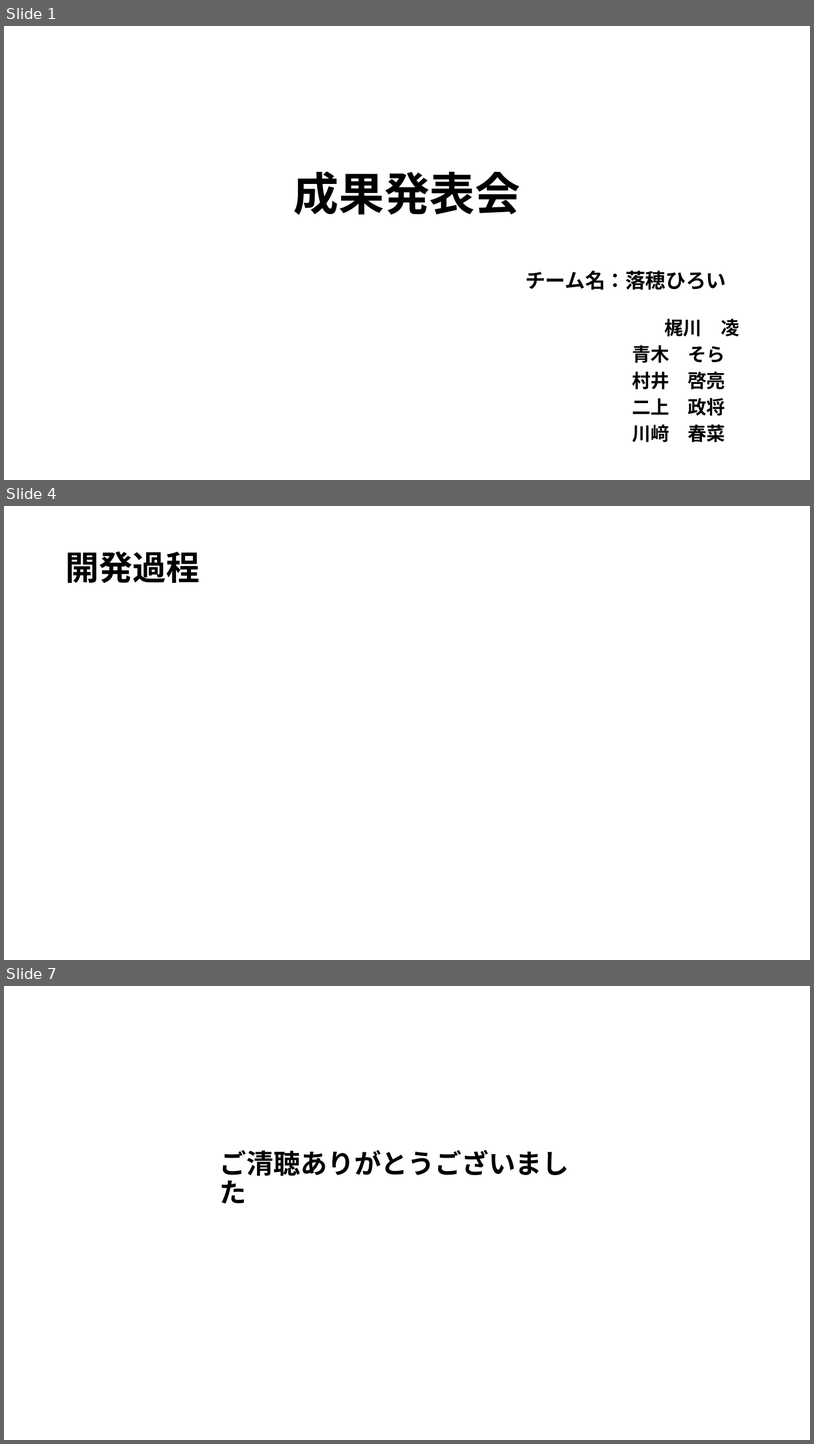
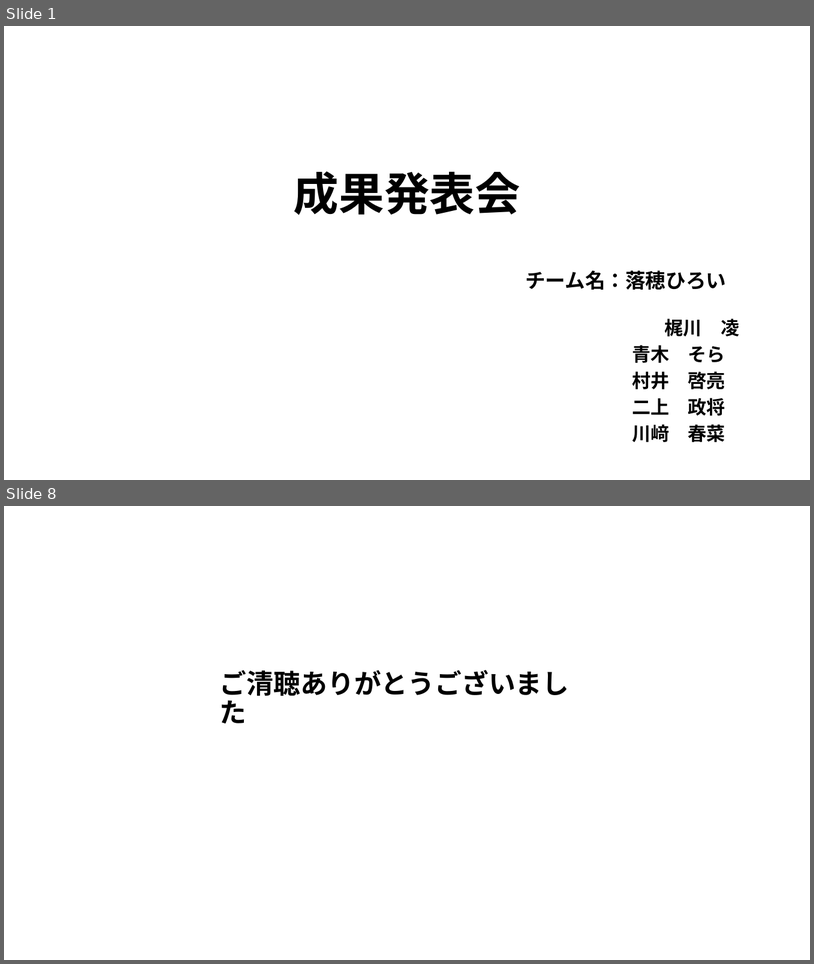
Before and after one commit to plusdojo2025/A5, a slide deck: documents/発表準備/6月成果発表会.pptx. Shown one above the other, each under a label of ours: slides 1, 4 and 7 before the commit, slides 1 and 8 after it; the slides between them are not shown. The pictures are 814x1444 and 814x964 pixels, drawn with LibreOffice and Linux fonts; fonts in the diff are those of the drawing. Boxes give left, top, right and bottom in pixels: in the first picture for what was removed or moved away, otherwise in the second. Text is boxed around its words. In the diff, an @@ line names an element or a change of style, - is before the commit and + after.

```diff
--- a/documents/発表準備/6月成果発表会.pptx
+++ b/documents/発表準備/6月成果発表会.pptx
@@ slide 4 removed at box(4, 506, 810, 960), background #FFFFFF @@
@@ title removed at box(65, 551, 200, 583) @@
-開発過程
@@ what was slide 7 is now slide 8 @@
```
Also in this commit, not shown: 1 slide changed, 5 slides added, 3 other slides removed, 2 other files.
